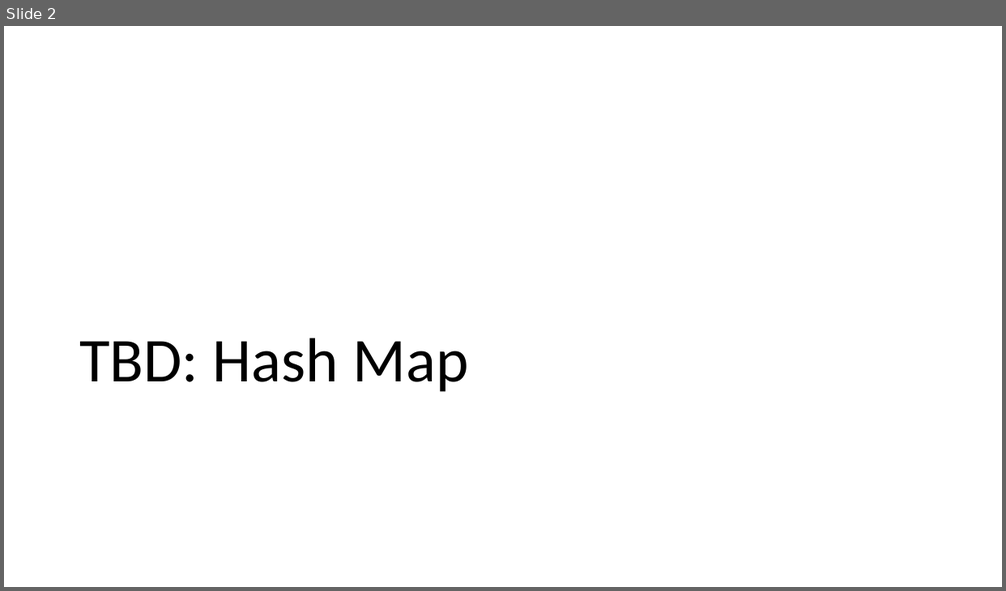
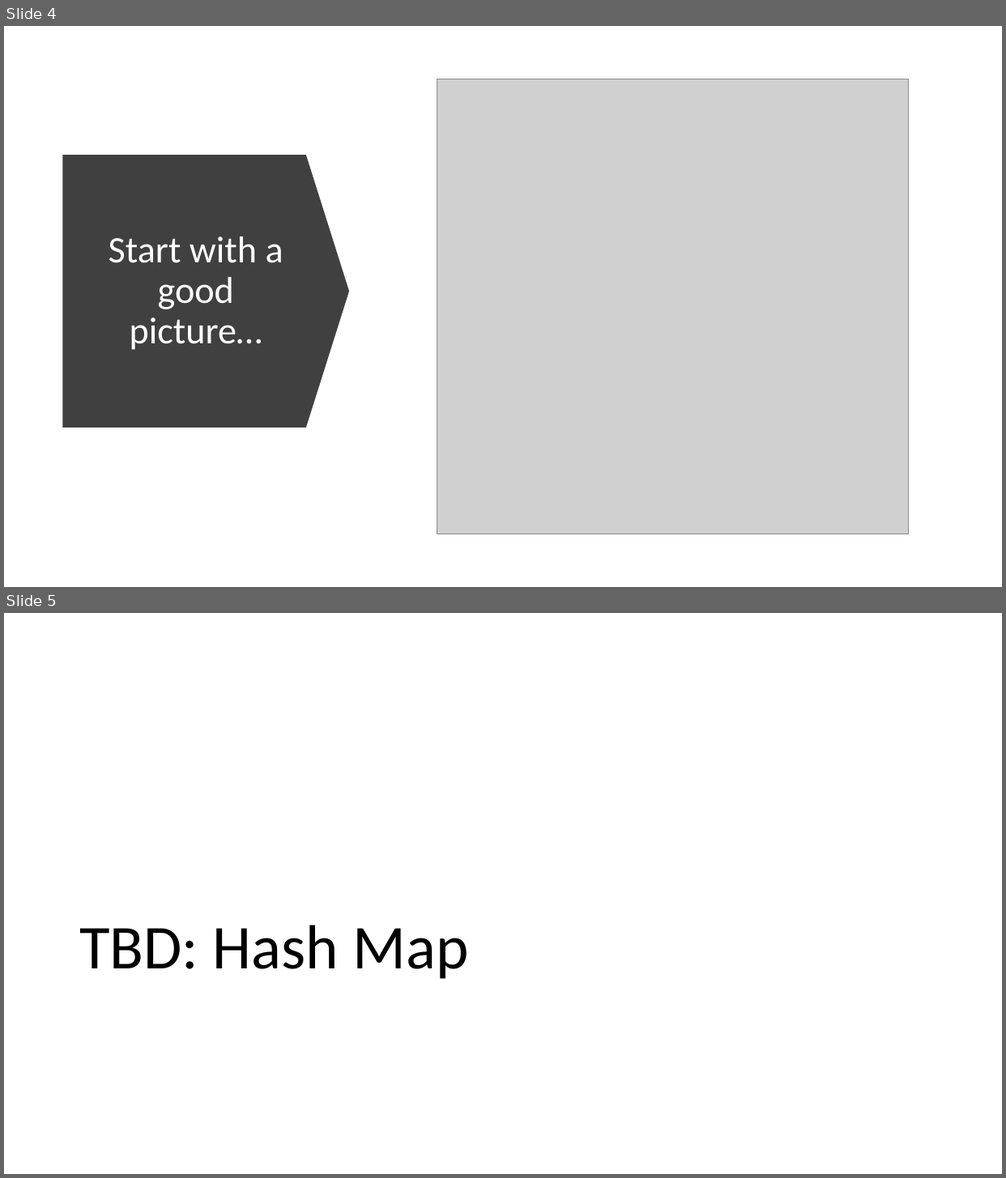
Before and after one commit to csev/cc4e, a slide deck: lectures/CC-05-Trees-Hash.pptx. Shown one above the other, each under a label of ours: slide 2 before the commit, slides 4 and 5 after it. The pictures are 1006x591 and 1006x1178 pixels, drawn with LibreOffice and Linux fonts; fonts in the diff are those of the drawing; grey boxes stand for pictures. Boxes give left, top, right and bottom in pixels: in the first picture for what was removed or moved away, otherwise in the second. Text is boxed around its words. In the diff, an @@ line names an element or a change of style, - is before the commit and + after.

```diff
--- a/lectures/CC-05-Trees-Hash.pptx
+++ b/lectures/CC-05-Trees-Hash.pptx
@@ slide 4 added at box(4, 26, 1002, 587), background #FFFFFF @@
@@ picture added at box(437, 79, 908, 535) @@
@@ down arrow added at box(63, 155, 350, 428), fill #404040 @@
@@ title added at box(108, 237, 283, 350), 36 pt, text #FFFFFF @@
+Start with a good picture…
@@ what was slide 2 is now slide 5 @@
```
Also in this commit, not shown: 1 slide changed, 2 other slides added, 2 other files.
